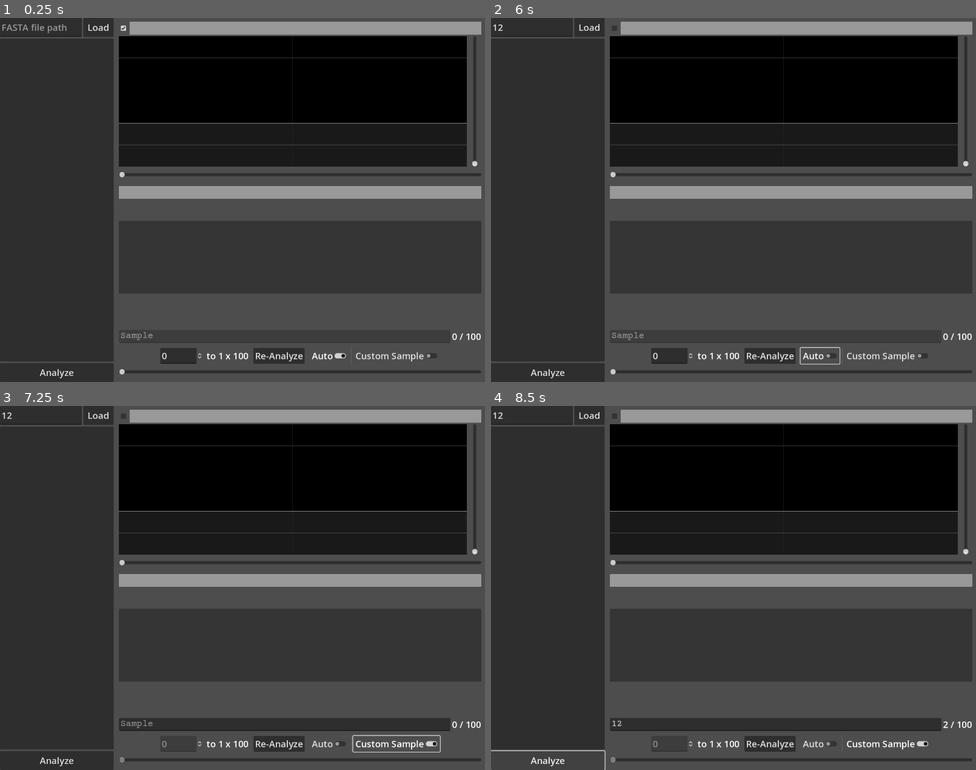
Above: before the commit, frames 1-4 (two rows, left to right).
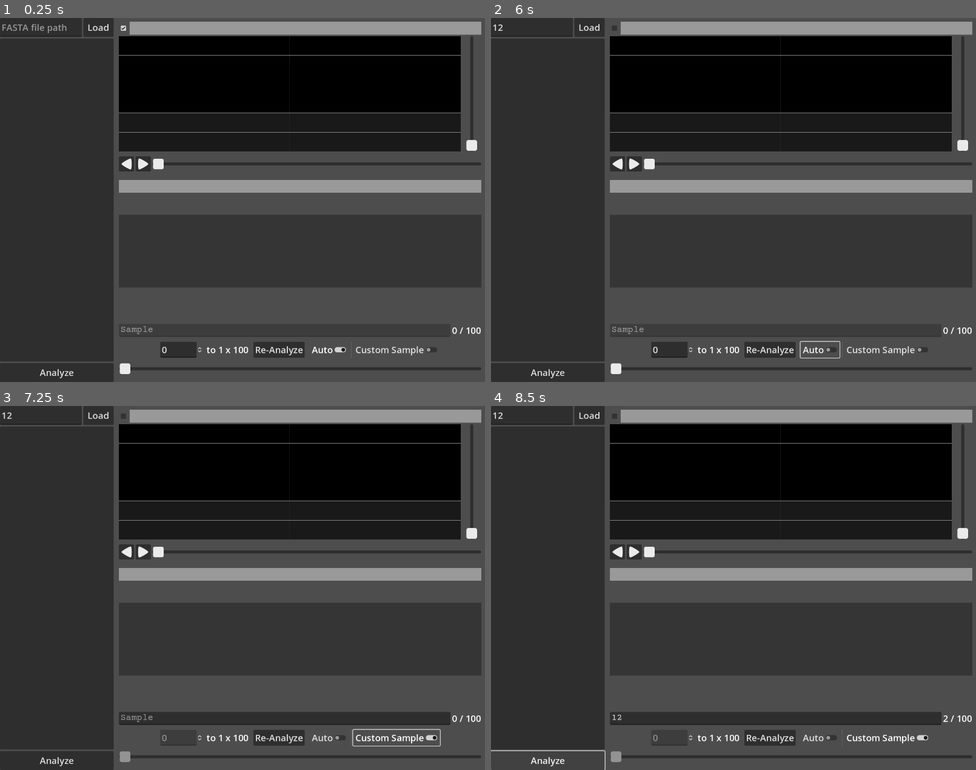
Above: after the commit, the same moments.

Repository: PGComai/Fasta-Pasta
Game: Godot game, scene res://scenes/control.tscn
Same seed, same stepped clock (60 frames per second), same inputs: the game is played once before the commit and once after it.
Inputs (mouse positions are in pixels of both pictures, inside the frame that each line leads up to):
- Up to frame 1 (0.25 s): no input
- Up to frame 2 (6 s): click (529, 28) at 0.52 s; type "12" at 0.6 s; click "Load" at 1.25 s; click (617, 163) at 2.02 s; click (636, 163) at 2.77 s; click "Analyze" at 3.5 s; click (612, 28) at 4.25 s; click "Re-Analyze" at 5 s; click "Auto" at 5.75 s
- Up to frame 3 (7.25 s): click "Custom Sample" at 6.5 s
- Up to frame 4 (8.5 s): click (777, 726) at 7.27 s; type "12" at 7.35 s; click "Analyze" at 8 s

The runs differ from the first frame. In frame 1, 11% of the frame differs, in the area x 24-100%, y 5-98%; in frame 2, 11%; in frame 3, 13%; in frame 4, 13%.
Error before the commit: Invalid access of index '0' on a base object of type: 'Array'. (res://scripts/main.gd:540)
Error after the commit: Invalid access of index '0' on a base object of type: 'Array'. (res://scripts/main.gd:560)

Commit message:
ui and loading
bigger icons and ui elements, loading indicator, single-value panning adjustment, new windows exe

Diff:
--- a/src/Fasta Pasta/scenes/control.tscn
+++ b/src/Fasta Pasta/scenes/control.tscn
@@ -1,9 +1,12 @@
-[gd_scene load_steps=33 format=3 uid="uid://xgdh0qugqi3r"]
+[gd_scene load_steps=38 format=3 uid="uid://xgdh0qugqi3r"]
 
 [ext_resource type="StyleBox" uid="uid://bwylieo811nq5" path="res://styles/hscrollbar.tres" id="1_1d5if"]
+[ext_resource type="Texture2D" uid="uid://latnur1w5701" path="res://textures/drag_handle_32_32.png" id="2_njhol"]
 [ext_resource type="StyleBox" uid="uid://bk7htvxwdnlnw" path="res://styles/vscrollbar.tres" id="2_qd4kp"]
+[ext_resource type="Texture2D" uid="uid://dqkmabiojuoeq" path="res://textures/drag_handle_disabled_32_32.png" id="3_kl4y1"]
 [ext_resource type="Script" path="res://scripts/main.gd" id="3_x6dpf"]
 [ext_resource type="Script" path="res://scripts/ChrList.gd" id="4_7bfkv"]
+[ext_resource type="Texture2D" uid="uid://cqkhpt7nxeb4a" path="res://textures/drag_handle_highlight_32_32.png" id="4_gi15s"]
 [ext_resource type="Script" path="res://scripts/Section.gd" id="5_n7u8o"]
 [ext_resource type="PackedScene" uid="uid://b4t8u3u64xey6" path="res://scenes/viewer_box.tscn" id="6_57auc"]
 [ext_resource type="Script" path="res://scripts/SubViewportMap.gd" id="7_d6sgj"]
@@ -31,6 +34,10 @@
 
 [sub_resource type="StyleBoxEmpty" id="StyleBoxEmpty_mrxgc"]
 
+[sub_resource type="StyleBoxEmpty" id="StyleBoxEmpty_xbhad"]
+
+[sub_resource type="StyleBoxEmpty" id="StyleBoxEmpty_dfxgy"]
+
 [sub_resource type="Theme" id="Theme_ol2iq"]
 default_font_size = 24
 HScrollBar/styles/grabber = SubResource("StyleBoxFlat_pbv1l")
@@ -38,6 +45,9 @@
 HScrollBar/styles/grabber_pressed = SubResource("StyleBoxFlat_pbv1l")
 HScrollBar/styles/scroll = ExtResource("1_1d5if")
 HScrollBar/styles/scroll_focus = ExtResource("1_1d5if")
+HSlider/icons/grabber = ExtResource("2_njhol")
+HSlider/icons/grabber_disabled = ExtResource("3_kl4y1")
+HSlider/icons/grabber_highlight = ExtResource("4_gi15s")
 HSlider/styles/grabber_area = SubResource("StyleBoxEmpty_mrxgc")
 HSlider/styles/grabber_area_highlight = SubResource("StyleBoxEmpty_mrxgc")
 VScrollBar/styles/grabber = SubResource("StyleBoxFlat_pbv1l")
@@ -45,6 +55,11 @@
 VScrollBar/styles/grabber_pressed = SubResource("StyleBoxFlat_pbv1l")
 VScrollBar/styles/scroll = ExtResource("2_qd4kp")
 VScrollBar/styles/scroll_focus = ExtResource("2_qd4kp")
+VSlider/icons/grabber = ExtResource("2_njhol")
+VSlider/icons/grabber_disabled = ExtResource("3_kl4y1")
+VSlider/icons/grabber_highlight = ExtResource("4_gi15s")
+VSlider/styles/grabber_area = SubResource("StyleBoxEmpty_xbhad")
+VSlider/styles/grabber_area_highlight = SubResource("StyleBoxEmpty_dfxgy")
 
 [sub_resource type="StyleBoxEmpty" id="StyleBoxEmpty_mmovo"]
 
@@ -114,6 +129,12 @@
 custom_minimum_size = Vector2(80, 0)
 layout_mode = 2
 text = "Load"
+
+[node name="Loading" type="Label" parent="HBoxContainer/FileVStack"]
+visible = false
+layout_mode = 2
+text = "Loading..."
+horizontal_alignment = 1
 
 [node name="ChrList" type="ItemList" parent="HBoxContainer/FileVStack"]
 layout_mode = 2
--- a/src/Fasta Pasta/scenes/viewer_box.tscn
+++ b/src/Fasta Pasta/scenes/viewer_box.tscn
@@ -9,6 +9,8 @@
 [ext_resource type="Script" path="res://scripts/25.gd" id="6_6lys4"]
 [ext_resource type="Script" path="res://scripts/ZoomSlider.gd" id="7_ly6cb"]
 [ext_resource type="Script" path="res://scripts/PanSlider.gd" id="8_505dv"]
+[ext_resource type="Texture2D" uid="uid://8x3bxdpkmqgh" path="res://textures/left_arrow_32_32.png" id="9_d4c55"]
+[ext_resource type="Texture2D" uid="uid://e66olyo03to" path="res://textures/right_arrow_32_32.png" id="10_d5kmf"]
 
 [sub_resource type="StyleBoxFlat" id="StyleBoxFlat_lk4of"]
 
@@ -90,7 +92,7 @@
 [node name="SubViewport" type="SubViewport" parent="Viewer1HBox/SubViewportContainer"]
 own_world_3d = true
 handle_input_locally = false
-size = Vector2i(1242, 894)
+size = Vector2i(1242, 870)
 render_target_update_mode = 4
 script = ExtResource("4_xiit2")
 
@@ -138,20 +140,11 @@
 [node name="ZoomSlider" type="VSlider" parent="Viewer1HBox"]
 layout_mode = 2
 min_value = 1.0
-max_value = 1500.0
+max_value = 2000.0
 step = 0.1
 value = 1.0
 exp_edit = true
 script = ExtResource("7_ly6cb")
-
-[node name="ZoomScroll" type="VScrollBar" parent="Viewer1HBox"]
-visible = false
-layout_mode = 2
-min_value = -1500.0
-max_value = -1.0
-step = 0.001
-value = -1.0
-custom_step = 0.01
 
 [node name="VSeparator2" type="VSeparator" parent="Viewer1HBox"]
 layout_mode = 2
@@ -163,17 +156,23 @@
 theme_override_constants/separation = 5
 theme_override_styles/separator = SubResource("StyleBoxEmpty_lipju")
 
-[node name="PanSlider" type="HSlider" parent="."]
+[node name="PanBox" type="HBoxContainer" parent="."]
 layout_mode = 2
+
+[node name="PanStepLeft" type="Button" parent="PanBox"]
+layout_mode = 2
+icon = ExtResource("9_d4c55")
+
+[node name="PanStepRight" type="Button" parent="PanBox"]
+layout_mode = 2
+icon = ExtResource("10_d5kmf")
+
+[node name="PanSlider" type="HSlider" parent="PanBox"]
+layout_mode = 2
+size_flags_horizontal = 3
+size_flags_vertical = 1
 step = 0.001
 script = ExtResource("8_505dv")
-
-[node name="PanScroll" type="HScrollBar" parent="."]
-visible = false
-layout_mode = 2
-min_value = -100.0
-step = 0.001
-custom_step = 0.01
 
 [node name="HSeparator2" type="HSeparator" parent="."]
 layout_mode = 2
@@ -181,16 +180,16 @@
 theme_override_styles/separator = SubResource("StyleBoxEmpty_lipju")
 
 [connection signal="check" from="." to="TitleAndButton/CheckBox" method="_on_viewer_module_check"]
-[connection signal="forward_map_clicked" from="." to="PanSlider" method="_on_viewer_module_forward_map_clicked"]
+[connection signal="forward_map_clicked" from="." to="PanBox/PanSlider" method="_on_viewer_module_forward_map_clicked"]
 [connection signal="forward_match_ui" from="." to="Viewer1HBox/ZoomSlider" method="_on_viewer_module_forward_match_ui"]
-[connection signal="forward_match_ui" from="." to="PanSlider" method="_on_viewer_module_forward_match_ui"]
+[connection signal="forward_match_ui" from="." to="PanBox/PanSlider" method="_on_viewer_module_forward_match_ui"]
 [connection signal="forward_uncheck" from="." to="TitleAndButton/CheckBox" method="_on_viewer_module_forward_uncheck"]
 [connection signal="foward_line" from="." to="Viewer1HBox/SubViewportContainer/SubViewport/Node3D/MeshInstance3D" method="_on_viewer_module_foward_line"]
 [connection signal="toggled" from="TitleAndButton/CheckBox" to="." method="_on_check_box_toggled"]
 [connection signal="gui_input" from="Viewer1HBox/SubViewportContainer" to="Viewer1HBox/SubViewportContainer/SubViewport" method="_on_sub_viewport_container_gui_input"]
 [connection signal="size_changed" from="Viewer1HBox/SubViewportContainer/SubViewport" to="Viewer1HBox/SubViewportContainer/SubViewport" method="_on_size_changed" flags=18]
-[connection signal="set_pan_slider_bounds" from="Viewer1HBox/SubViewportContainer/SubViewport/Node3D/MeshInstance3D" to="PanSlider" method="_on_mesh_instance_3d_set_pan_slider_bounds"]
+[connection signal="set_pan_slider_bounds" from="Viewer1HBox/SubViewportContainer/SubViewport/Node3D/MeshInstance3D" to="PanBox/PanSlider" method="_on_mesh_instance_3d_set_pan_slider_bounds"]
 [connection signal="value_changed" from="Viewer1HBox/ZoomSlider" to="Viewer1HBox/ZoomSlider" method="_on_value_changed"]
-[connection signal="value_changed" from="Viewer1HBox/ZoomScroll" to="Viewer1HBox/ZoomScroll" method="_on_value_changed"]
-[connection signal="value_changed" from="PanSlider" to="PanSlider" method="_on_value_changed"]
-[connection signal="value_changed" from="PanScroll" to="PanScroll" method="_on_value_changed"]
+[connection signal="button_up" from="PanBox/PanStepLeft" to="PanBox/PanSlider" method="_on_pan_step_left_button_up"]
+[connection signal="button_up" from="PanBox/PanStepRight" to="PanBox/PanSlider" method="_on_pan_step_right_button_up"]
+[connection signal="value_changed" from="PanBox/PanSlider" to="PanBox/PanSlider" method="_on_value_changed"]
--- a/src/Fasta Pasta/scripts/PanSlider.gd
+++ b/src/Fasta Pasta/scripts/PanSlider.gd
@@ -2,7 +2,7 @@
 
 var global: Node
 
-@onready var viewer_module = $".."
+@onready var viewer_module = $"../.."
 
 # Called when the node enters the scene tree for the first time.
 func _ready():
@@ -30,3 +30,15 @@
 	print('pan max value: ', str(max_value))
 	print('pan set value: ', str(max_value - global.substring_viewer_saved_parameters[viewer_module.substring_id]['X Adjustment']))
 	set_value_no_signal(max_value - global.substring_viewer_saved_parameters[viewer_module.substring_id]['X Adjustment'])
+
+
+func _on_pan_step_left_button_up():
+	if viewer_module.using:
+		global.substring_viewer_saved_parameters[viewer_module.substring_id]['X Adjustment'] += 0.001
+		set_value_no_signal(max_value - global.substring_viewer_saved_parameters[viewer_module.substring_id]['X Adjustment'])
+
+
+func _on_pan_step_right_button_up():
+	if viewer_module.using:
+		global.substring_viewer_saved_parameters[viewer_module.substring_id]['X Adjustment'] -= 0.001
+		set_value_no_signal(max_value - global.substring_viewer_saved_parameters[viewer_module.substring_id]['X Adjustment'])
--- a/src/Fasta Pasta/scripts/main.gd
+++ b/src/Fasta Pasta/scripts/main.gd
@@ -35,6 +35,8 @@
 var waiting_for_viewers_to_leave := false
 var waiting_for_new_map := false
 var reference_section: PackedInt32Array
+var queue_read := false
+var queue_frames := 0
 var substring_param := {
 	"Viewing Position" : 0,
 	"Zoom" : 0.0,
@@ -48,6 +50,8 @@
 
 var viewer_box := preload("res://scenes/viewer_box.tscn")
 
+@onready var loading = $HBoxContainer/FileVStack/Loading
+
 # Called when the node enters the scene tree for the first time.
 func _ready():
 	global = get_node("/root/Global")
@@ -61,16 +65,35 @@
 	if waiting_for_new_map and !computing:
 		_map_compute()
 		waiting_for_new_map = false
+	if queue_read:
+		if queue_frames > 3:
+			_read_fasta()
+			queue_read = false
+			queue_frames = 0
+		else:
+			queue_frames += 1
 
 func _on_load_button_button_up():
-	_read_fasta()
+	filepath = filepath.replace('"', '')
+	if FileAccess.file_exists(filepath):
+		loading.visible = true
+		queue_read = true
+	else:
+		print('bad path')
 
 func _on_file_path_text_changed(new_text):
 	filepath = new_text
 	filepath = filepath.replace('\\', '/')
 
 func _on_file_path_text_submitted(new_text):
-	_read_fasta()
+	filepath = new_text
+	filepath = filepath.replace('\\', '/')
+	filepath = filepath.replace('"', '')
+	if FileAccess.file_exists(filepath):
+		loading.visible = true
+		queue_read = true
+	else:
+		print('bad path')
 
 func _read_csv():
 	filepath = filepath.replace('"', '')
@@ -206,32 +229,29 @@
 	image.save_png("C:/Users/comai/Documents/arnie-scott stuff/dr_counts.png")
 
 func _read_fasta():
-	filepath = filepath.replace('"', '')
 	print(filepath)
-	if FileAccess.file_exists(filepath):
-		file = FileAccess.open(filepath, FileAccess.READ)
-		filetxt = file.get_as_text()
-		print(len(filetxt))
-		var chrs = filetxt.split('>')
-		print(len(chrs))
-		for chr in chrs:
-			var newsplit = chr.split('\n', true, 1)
-			if len(newsplit) == 1:
-				pass
-			else:
-				var newstr = newsplit[1].strip_escapes()
-				global.chr_dict[newsplit[0]] = Array(newstr.split('')).map(acgt_to_int)
-				global.match_dict[newsplit[0]] = []
-		print(global.chr_dict.keys())
-		var count := 0
-		for chr_k in global.chr_dict.keys():
-			global.all_substrings.append(count)
-			emit_signal('add_item', str(chr_k, ' - ', global.format_score(str(len(global.chr_dict[chr_k]))), ' bases'))
-			global.substring_viewer_saved_parameters[str(chr_k)] = substring_param.duplicate()
-			global.substring_viewer_saved_parameters[str(chr_k)]["Bases"] = len(global.chr_dict[chr_k])
-			count += 1
-	else:
-		print('bad path')
+	file = FileAccess.open(filepath, FileAccess.READ)
+	filetxt = file.get_as_text()
+	print(len(filetxt))
+	var chrs = filetxt.split('>')
+	print(len(chrs))
+	for chr in chrs:
+		var newsplit = chr.split('\n', true, 1)
+		if len(newsplit) == 1:
+			pass
+		else:
+			var newstr = newsplit[1].strip_escapes()
+			global.chr_dict[newsplit[0]] = Array(newstr.split('')).map(acgt_to_int)
+			global.match_dict[newsplit[0]] = []
+	print(global.chr_dict.keys())
+	var count := 0
+	for chr_k in global.chr_dict.keys():
+		global.all_substrings.append(count)
+		emit_signal('add_item', str(chr_k, ' - ', global.format_score(str(len(global.chr_dict[chr_k]))), ' bases'))
+		global.substring_viewer_saved_parameters[str(chr_k)] = substring_param.duplicate()
+		global.substring_viewer_saved_parameters[str(chr_k)]["Bases"] = len(global.chr_dict[chr_k])
+		count += 1
+	loading.visible = false
 
 func _single_binary_compute(id: String, workgroup_size: int, viewer_idx: int, map: bool):
 	var data_array := PackedInt32Array(global.chr_dict[id])
--- a/src/Fasta Pasta/scripts/viewer_module.gd
+++ b/src/Fasta Pasta/scripts/viewer_module.gd
@@ -18,8 +18,6 @@
 @onready var sequence_id_label = $TitleAndButton/SequenceIDLabel
 @onready var sub_viewport = $Viewer1HBox/SubViewportContainer/SubViewport
 @onready var mesh_instance_3d = $Viewer1HBox/SubViewportContainer/SubViewport/Node3D/MeshInstance3D
-@onready var zoom_scroll = $Viewer1HBox/ZoomScroll
-@onready var pan_scroll = $PanScroll
 
 
 # Called when the node enters the scene tree for the first time.
Not shown: 1 places in src/Fasta Pasta/scenes/viewer_box.tscn that only renumber resources
Binary file added: src/Fasta Pasta/textures/drag_handle_32_32.png
Not shown, added: src/Fasta Pasta/textures/drag_handle_32_32.png.import
Binary file added: src/Fasta Pasta/textures/drag_handle_disabled_32_32.png
Not shown, added: src/Fasta Pasta/textures/drag_handle_disabled_32_32.png.import
Binary file added: src/Fasta Pasta/textures/drag_handle_highlight_32_32.png
Not shown, added: src/Fasta Pasta/textures/drag_handle_highlight_32_32.png.import
Binary file added: src/Fasta Pasta/textures/left_arrow_32_32.png
Not shown, added: src/Fasta Pasta/textures/left_arrow_32_32.png.import
Binary file added: src/Fasta Pasta/textures/right_arrow_32_32.png
Not shown, added: src/Fasta Pasta/textures/right_arrow_32_32.png.import
Not shown, changed: windows/x86/fastapasta.console.exe
(and 1 more such lines)
